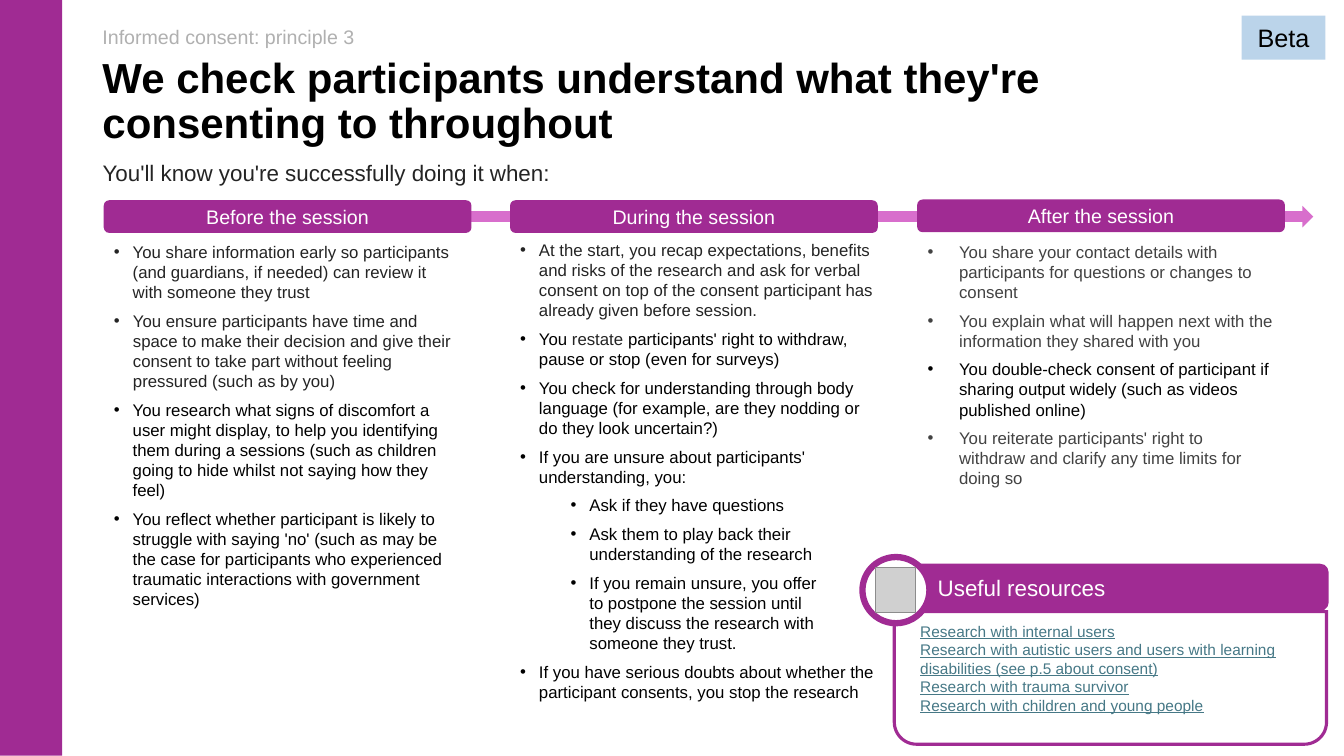
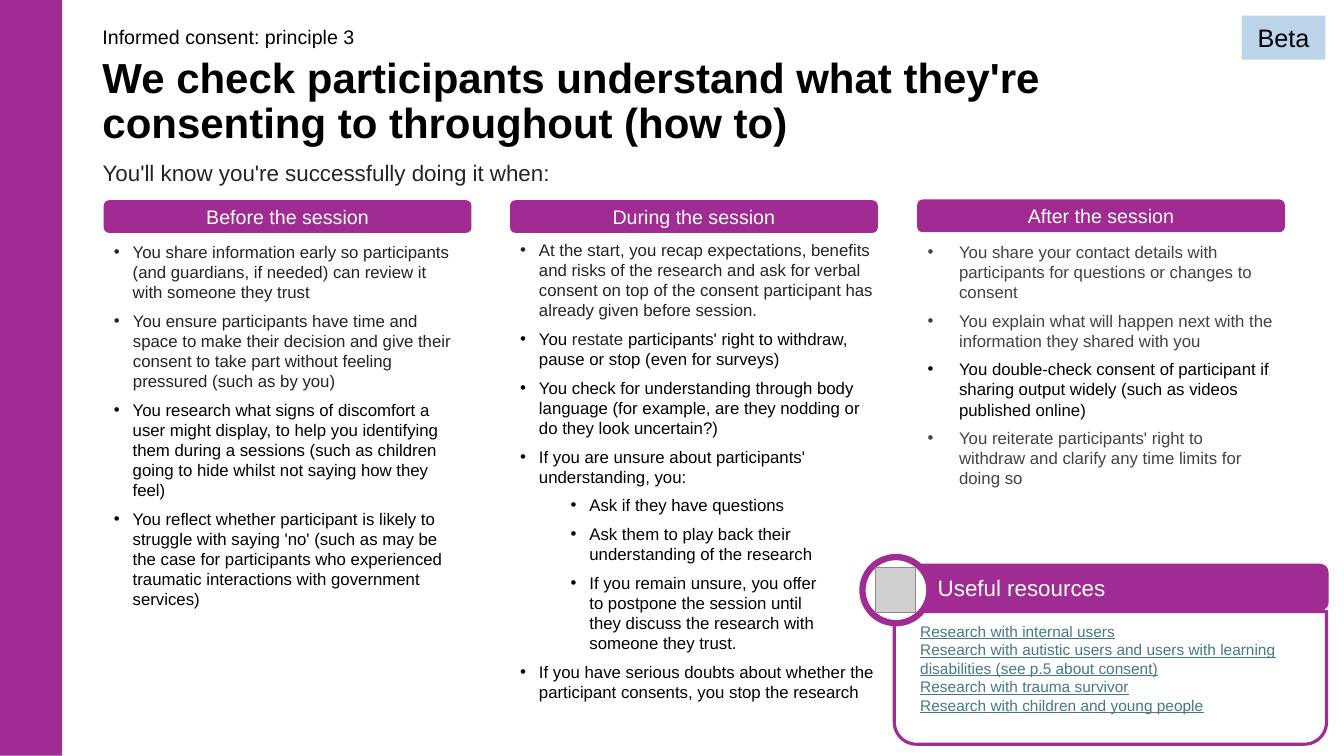
Before and after one commit to DFE-Digital/user-research-new-manual, a slide deck: slide 17 of app/assets/downloads/informed-consent-principles-beta-jun25.pptx. Drawn at 1344x756 pixels with LibreOffice and Linux fonts; fonts in the diff are those of the drawing; grey boxes stand for pictures. Boxes give left, top, right and bottom in pixels: in the first picture for what was removed or moved away, otherwise in the second. Text is boxed around its words. In the diff, an @@ line names an element or a change of style, - is before the commit and + after.

Commit message:
final informed consent ppt file added for blog post added

```diff
--- a/app/assets/downloads/informed-consent-principles-beta-jun25.pptx
+++ b/app/assets/downloads/informed-consent-principles-beta-jun25.pptx
@@ text "Informed consent: principle 3" at bbox=[102, 29, 354, 48]: text colour #B0B0B0 to #000000 @@
@@ title at bbox=[102, 62, 1040, 147]: text changed @@
-We check participants understand what they're consenting to throughout
+We check participants understand what they're consenting to throughout (how to)
@@ right arrow removed at bbox=[466, 206, 1314, 227] @@
```
Also in this commit, not shown: 17 other slides changed, 1 other file.
